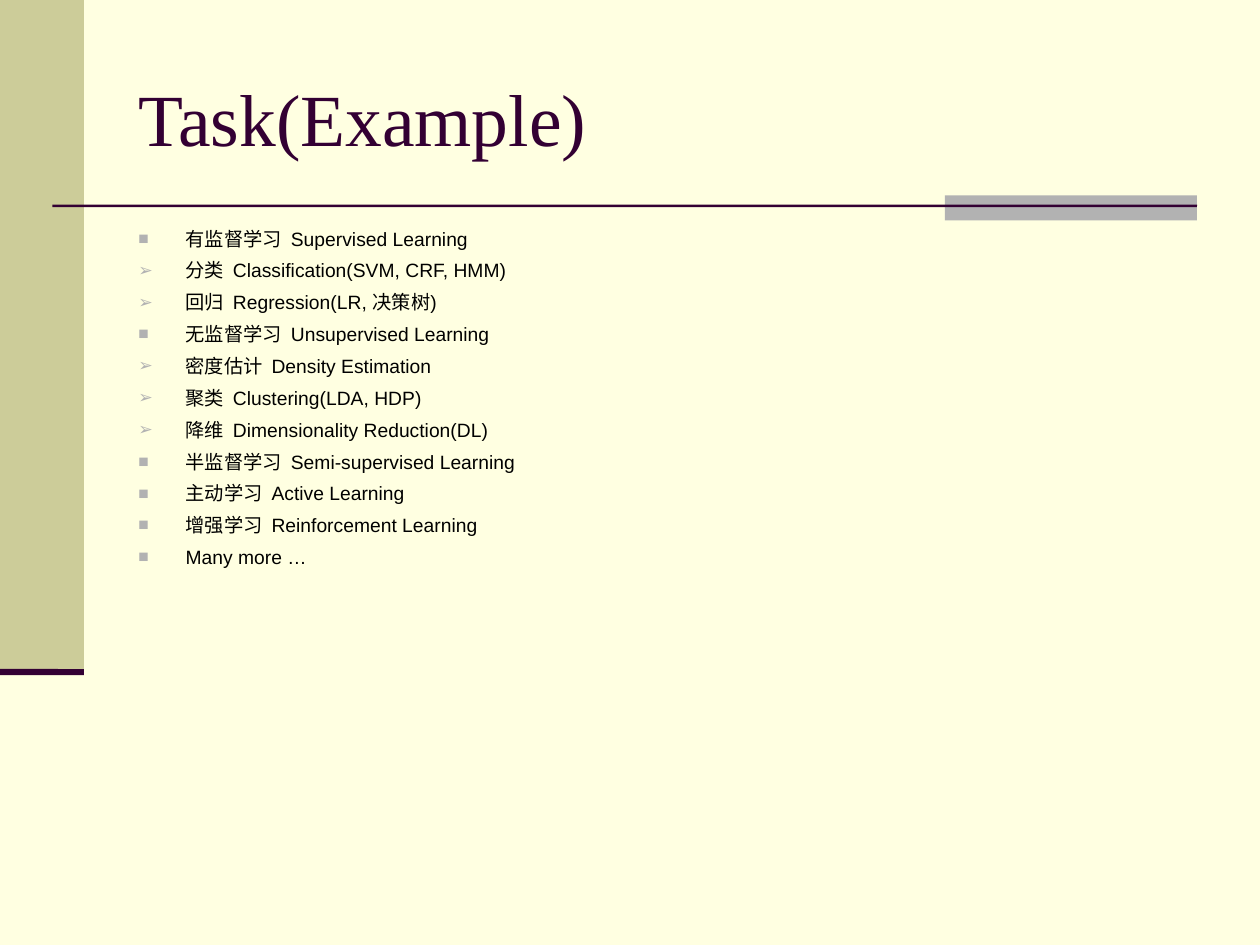
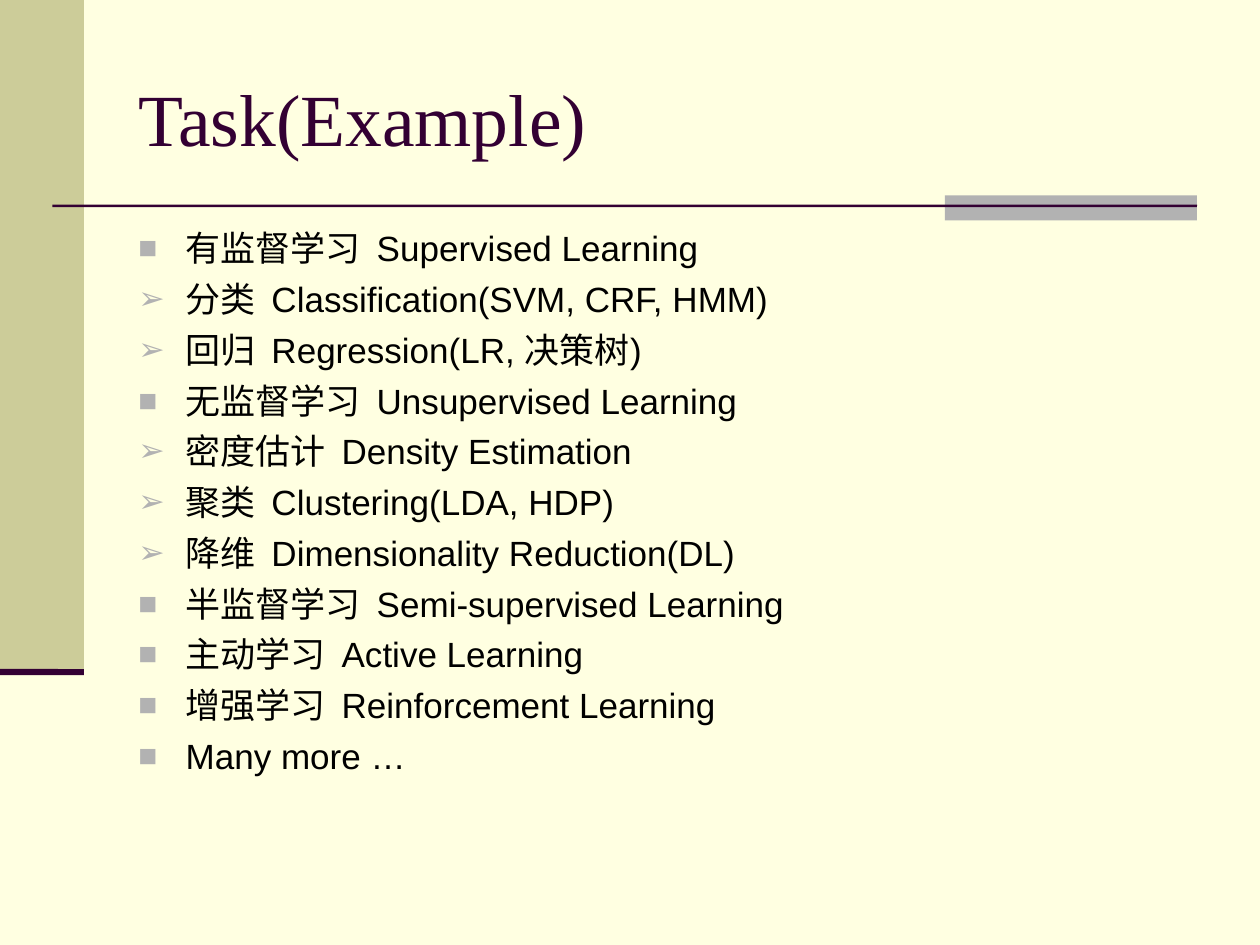
Before and after one commit to clickwise/user_click, a slide deck: slide 5 of docs/Introduction to Machine Learning.ppt. Drawn at 1260x945 pixels with LibreOffice and Linux fonts; fonts in the diff are those of the drawing. Boxes give left, top, right and bottom in pixels: in the first picture for what was removed or moved away, otherwise in the second. Text is boxed around its words. In the diff, an @@ line names an element or a change of style, - is before the commit and + after.

```diff
--- a/docs/Introduction to Machine Learning.ppt
+++ b/docs/Introduction to Machine Learning.ppt
@@ text "有监督学习 Supervised Learning" at [186,231,783,776]: size 11 to 20 pt @@
```
Also in this commit, not shown: 2 other slides changed, 2 slides added, 1 slide removed, 1 other file.
